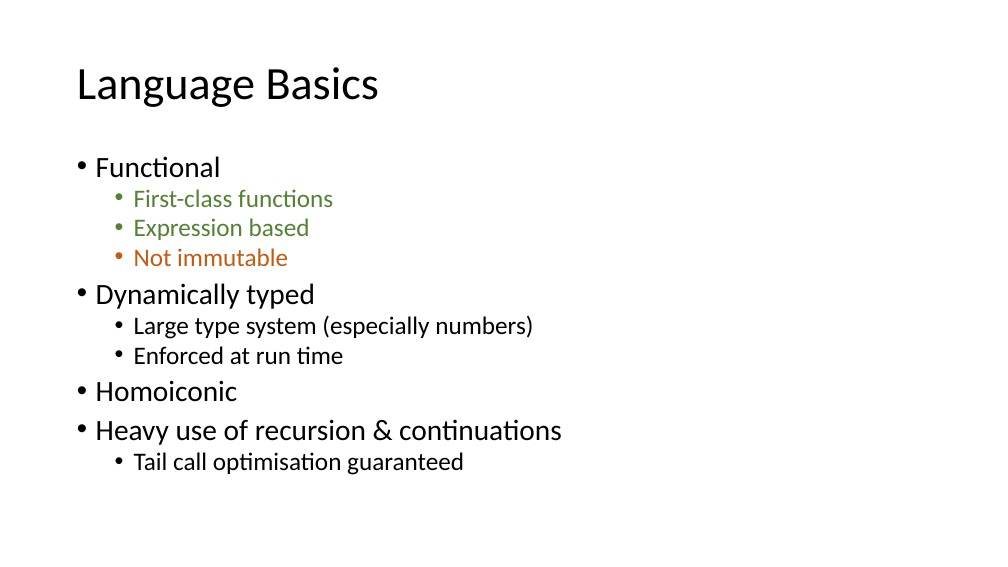
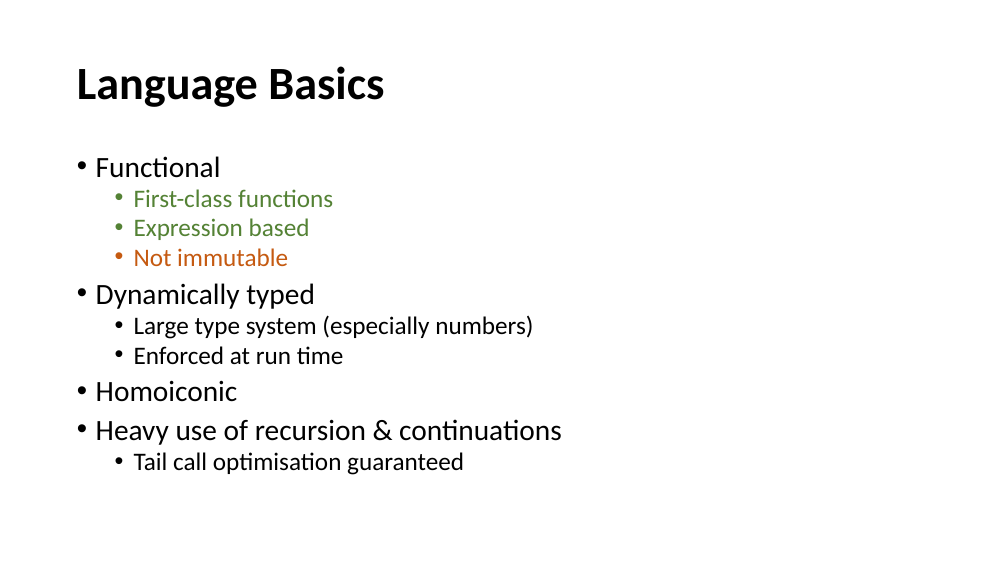
Before and after one commit to LeedsCodeDojo/TryScheme, a slide deck: slide 12 of Scheme Intro.pptx (slide 10 before the commit). Drawn at 1008x567 pixels with LibreOffice and Linux fonts; fonts in the diff are those of the drawing. Boxes give left, top, right and bottom in pixels: in the first picture for what was removed or moved away, otherwise in the second. Text is boxed around its words. In the diff, an @@ line names an element or a change of style, - is before the commit and + after.

```diff
--- a/Scheme Intro.pptx
+++ b/Scheme Intro.pptx
@@ title "Language Basics" at (77,66,384,107): bold on @@
```
Also in this commit, not shown: 13 other slides changed, 6 slides added.
